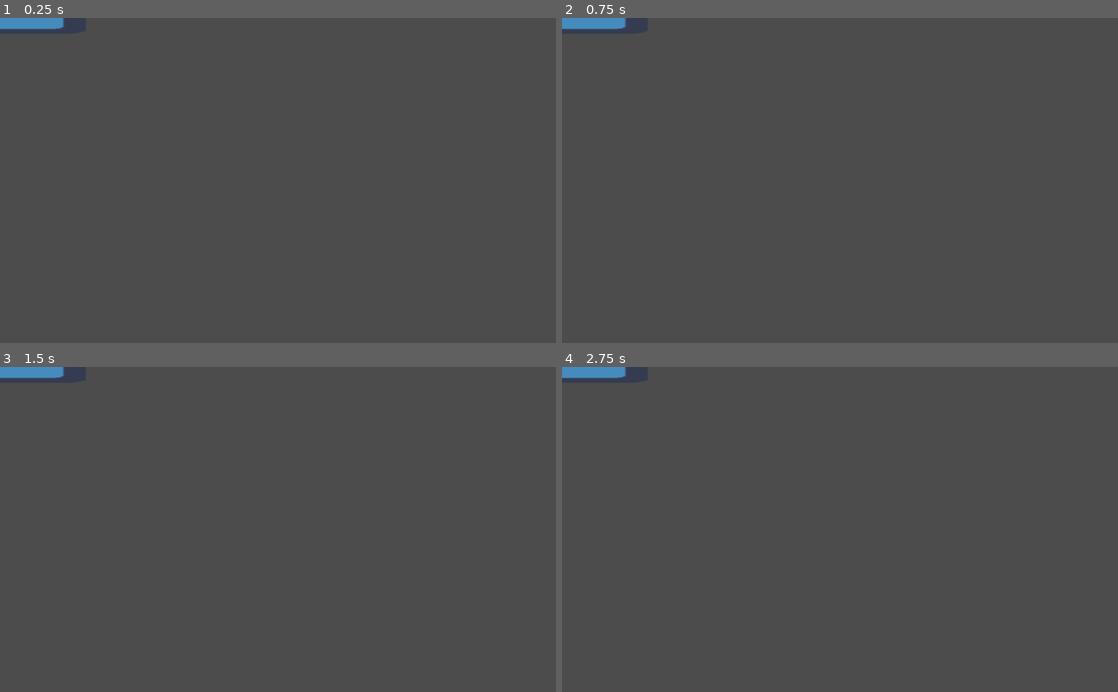
Above: before the commit, frames 1-4 (two rows, left to right).
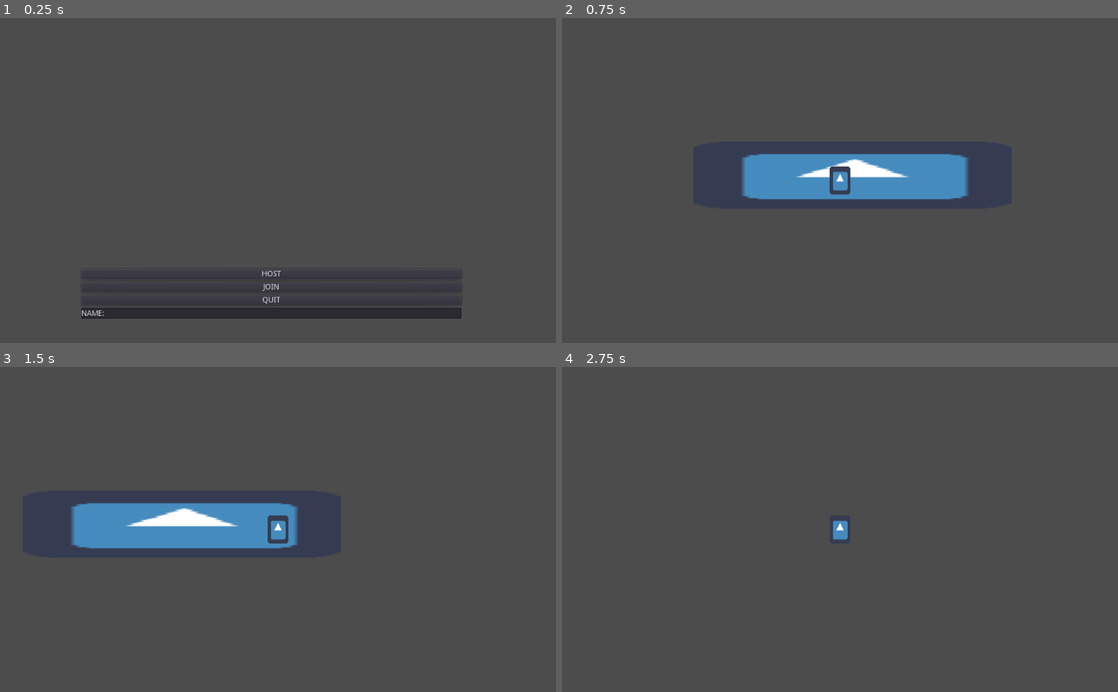
Above: after the commit, the same moments.

Repository: isterkvarn/return_to_monkey
Game: Godot game, scene res://main.tscn
The game is run twice, just before and just after one commit, with the same random seed, the same clock (stepped at 60 frames per second) and the same inputs. Before the commit the project starts from res://map.tscn. The engine's default icon, where the game draws it, is replaced by a stand-in: a white triangle on a blue panel in a dark square.
Inputs (mouse positions are in pixels of both pictures, inside the frame that each line leads up to):
- Up to frame 1 (0.25 s): no input
- Up to frame 2 (0.75 s): click (834, 274) at 0.5 s, where only the run after the commit has a clickable "HOST"
- Up to frame 3 (1.5 s): tap Enter at 1.25 s; hold D (move_right) from 1.28 s (still down)
- Up to frame 4 (2.75 s): keep holding D (move_right); tap W (jump) at 1.52, 2.27 s

The runs differ from the first frame. In frame 1, 3.1% of the frame differs, in the area x 0-83%, y 0-93%; in frame 2, 5.9%; in frame 3, 5.9%, in the area x 0-54%, y 0-56%; in frame 4, 0.5%.

Commit message:
fixed network typos and chnaged scenes

Diff:
--- a/StartScreen.gd
+++ b/StartScreen.gd
@@ -1,26 +1,16 @@
 extends Control
 
-
-# Declare member variables here. Examples:
-# var a = 2
-# var b = "text"
-
-
-# Called when the node enters the scene tree for the first time.
-func _ready():
-	pass # Replace with function body.
-
-
-# Called every frame. 'delta' is the elapsed time since the previous frame.
-#func _process(delta):
 
 
 func _on_HOST_pressed():
 	print("HOST")
+	var name = $VBoxContainer/TextEdit.text
+	Gamestate.host_game(name)
 
 
 func _on_JOIN_pressed():
 	print("JOIN")
+	Gamestate.join_game(name)
 
 
 func _on_QUIT_pressed():
--- a/gamestate.gd
+++ b/gamestate.gd
@@ -32,7 +32,7 @@
 func join_game(new_player_name):
 		# Set up network peer
 	peer = NetworkedMultiplayerENet.new()
-	peer.create_client(SERVER_PORT, MAX_PEERS)
+	peer.create_client(SERVER_IP, SERVER_PORT)
 	get_tree().set_network_peer(peer)
 	# setup map
 	setup_map(peer.get_unique_id())
@@ -40,7 +40,7 @@
 func host_game(new_player_name):
 	# Set up network peer
 	peer = NetworkedMultiplayerENet.new()
-	peer.create_server(SERVER_IP, SERVER_PORT)
+	peer.create_server(SERVER_PORT, MAX_PEERS)
 	get_tree().set_network_peer(peer)
 	# setup map
 	setup_map(peer.get_unique_id())
@@ -48,13 +48,14 @@
 func setup_map(id):
 	# Get and load map, player and spawnpoint
 	var map = load("res://map.tscn").instance()
-	var player = load("res://player.tscn").instance()
-	var spawn_pos = map.get_node("SpawnPoint").position
+	var player = load("res://Player.tscn").instance()
+	#var spawn_pos = map.get_node("SpawnPoint").position
 
 	get_tree().get_root().add_child(map)
+	get_tree().get_root().get_node("main").get_node("Control").hide()
 
 	# Init player and add to map
-	player.set_name(id) # Standard ID for server
-	player.position = spawn_pos
+	player.set_name(str(id)) # Standard ID for server
+	#player.position = spawn_pos
 	player.set_network_master(id)
 	map.get_node("Players").add_child(player)
--- /dev/null
+++ b/main.tscn
@@ -0,0 +1,11 @@
+[gd_scene load_steps=2 format=2]
+
+[ext_resource path="res://StartScreen.tscn" type="PackedScene" id=1]
+
+[node name="main" type="Node2D"]
+
+[node name="Control" parent="." instance=ExtResource( 1 )]
+margin_left = 500.0
+margin_top = 500.0
+margin_right = 500.0
+margin_bottom = 500.0
--- a/map.tscn
+++ b/map.tscn
@@ -17,3 +17,5 @@
 [node name="CollisionShape2D" type="CollisionShape2D" parent="StaticBody2D"]
 position = Vector2( 12, 23 )
 shape = SubResource( 1 )
+
+[node name="Players" type="Node2D" parent="."]
--- a/project.godot
+++ b/project.godot
@@ -11,7 +11,7 @@
 [application]
 
 config/name="Return To Monkey"
-run/main_scene="res://map.tscn"
+run/main_scene="res://main.tscn"
 config/icon="res://Assets/icon.png"
 
 [autoload]
